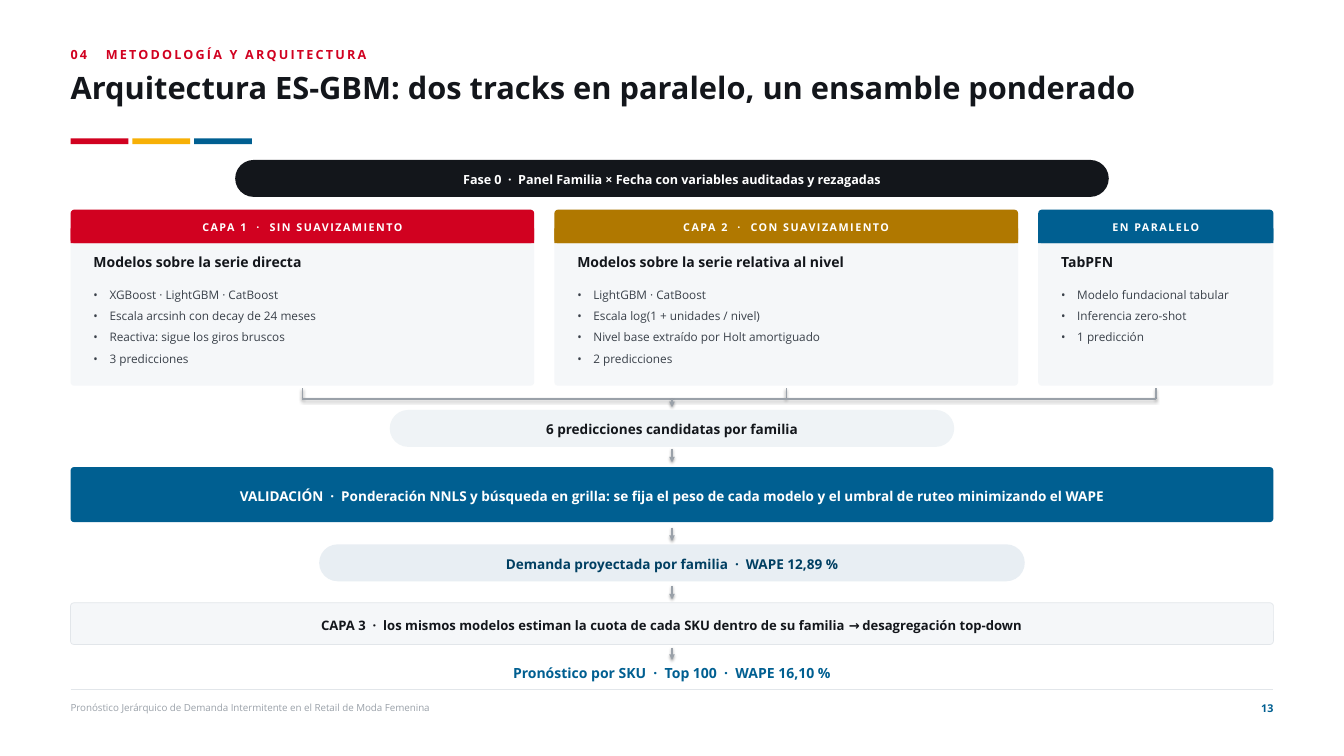
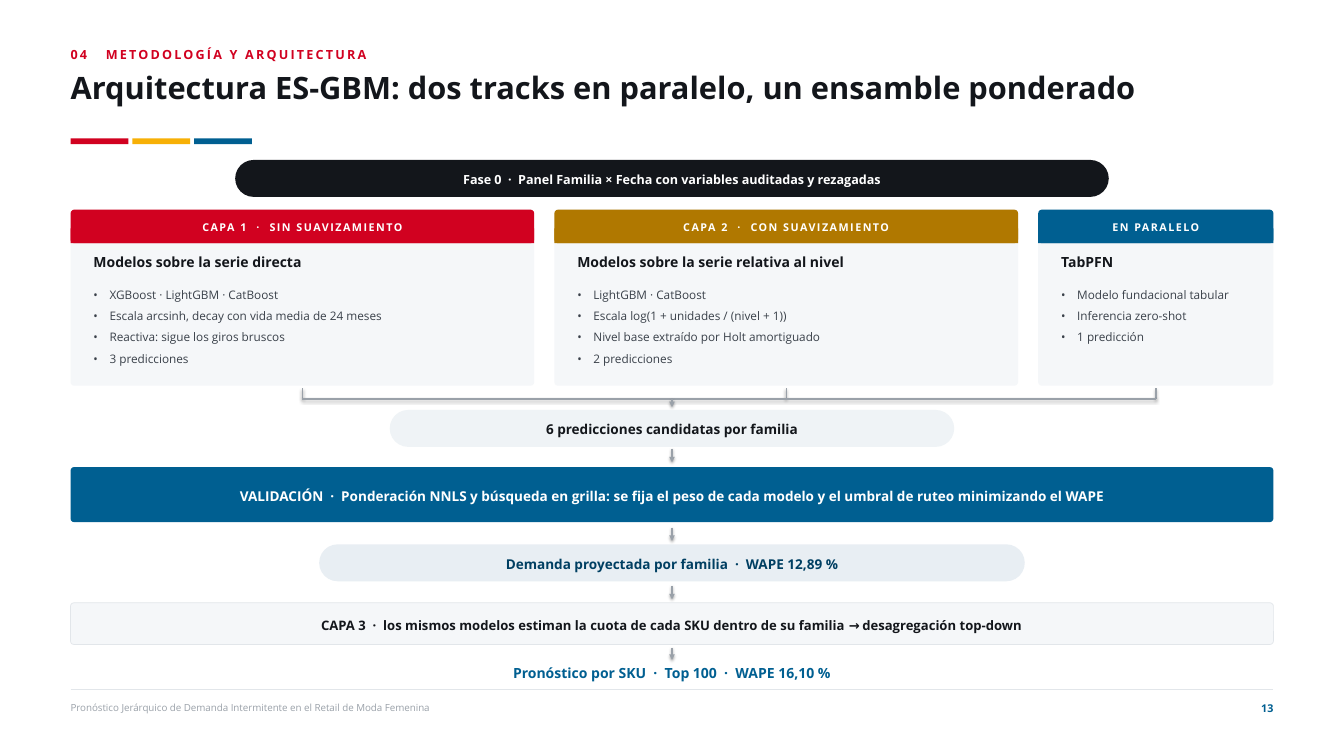
Before and after one commit to joako0o/PPT, a slide deck: slide 13 of Defensa_Tesis_Estructurada.pptx. Drawn at 1344x756 pixels with LibreOffice and Linux fonts; fonts in the diff are those of the drawing. Boxes give left, top, right and bottom in pixels: in the first picture for what was removed or moved away, otherwise in the second. Text is boxed around its words. In the diff, an @@ line names an element or a change of style, - is before the commit and + after.

```diff
--- a/Defensa_Tesis_Estructurada.pptx
+++ b/Defensa_Tesis_Estructurada.pptx
@@ text at <box>110,311,381,323</box>: text changed @@
-• Escala arcsinh con decay de 24 meses
+• Escala arcsinh, decay con vida media de 24 meses
@@ text at <box>593,311,787,323</box>: text changed @@
-• Escala log(1 + unidades / nivel)
+• Escala log(1 + unidades / (nivel + 1))
```
Also in this commit, not shown: 3 other slides changed, 2 other files.
